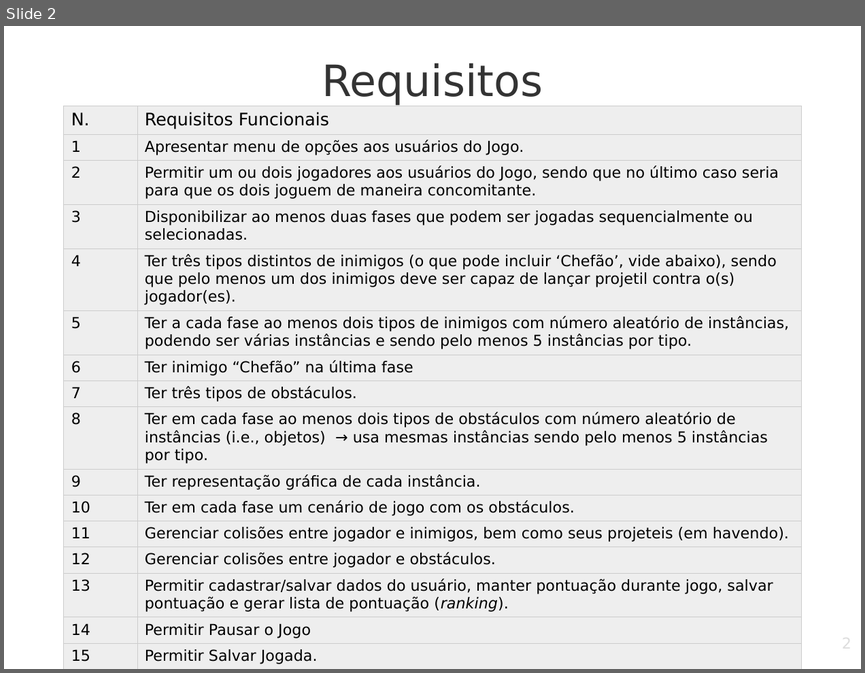
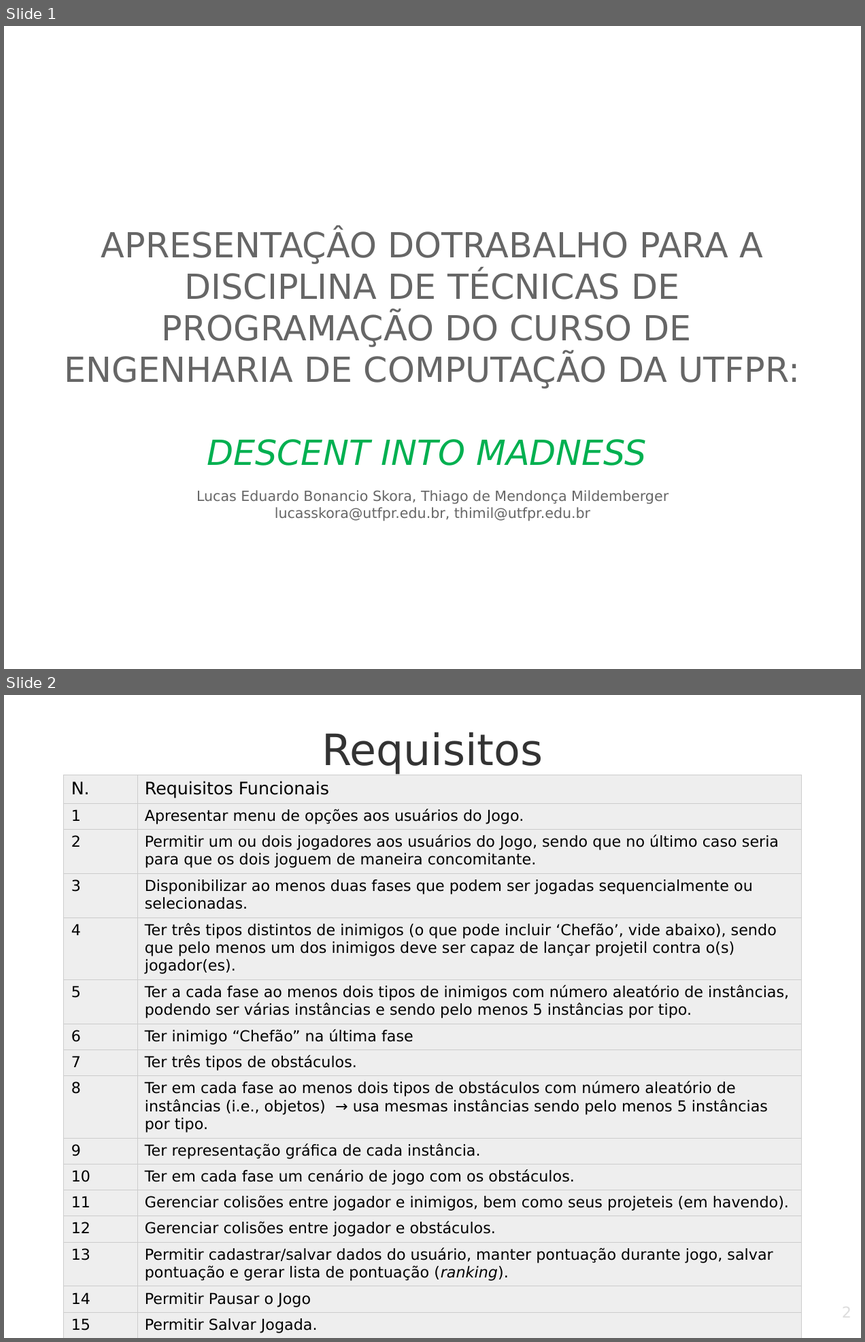
Before and after one commit to LucasEBSkora/jogo-tecnicas, a slide deck: Documents/Apresentação_Slides.odp. Shown one above the other, each under a label of ours: slide 2 before the commit, slides 1 and 2 after it. The pictures are 865x673 and 865x1342 pixels, drawn with LibreOffice and Linux fonts; fonts in the diff are those of the drawing; background and template pictures are left out. Boxes give left, top, right and bottom in pixels: in the first picture for what was removed or moved away, otherwise in the second. Text is boxed around its words. In the diff, an @@ line names an element or a change of style, - is before the commit and + after.

```diff
--- a/Documents/Apresentação_Slides.odp
+++ b/Documents/Apresentação_Slides.odp
@@ slide 1 added at [4, 26, 861, 669], background picture (left out) @@
@@ subtitle added at [64, 229, 800, 521], 32 pt, text #666666 @@
+APRESENTAÇÂO DOTRABALHO PARA A DISCIPLINA DE TÉCNICAS DE PROGRAMAÇÃO DO CURSO DE
+ENGENHARIA DE COMPUTAÇÃO DA UTFPR:
+DESCENT INTO MADNESS
+Lucas Eduardo Bonancio Skora, Thiago de Mendonça Mildemberger
+lucasskora@utfpr.edu.br, thimil@utfpr.edu.br
```
Also in this commit, not shown: 8 slides changed, 2 slides removed, 1 other file.
